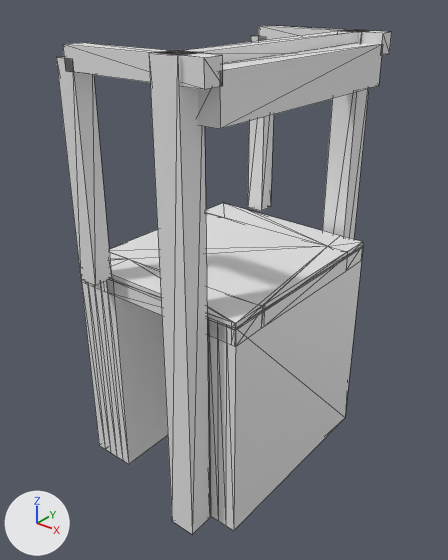
One commit to the glTF model models/leimuiden/leimuiden-tolbrug-leimuiden/leimuiden-tolbrug-leimuiden.glb: the scene before it, then after it.
The view is the same before and after, from a 50 mm camera at (16.5, -21.0, 11.9) aimed at (0.1, -0.4, -0.8). Every picture has the same lights, and +X, +Y and +Z are marked at lower left. The picture after the commit comes second. Mesh edges are drawn as thin lines. Vertices at exactly the same position are counted once.

In view in the first picture: 'building:balans', 'building:balans 2', 'building:contragewicht', 'building:hamei', 'building:hamei 2', 'building:hangstang', 'building:hangstang 2', 'building:portaal', 'road:landhoofd (aangenomen)', 'road:landhoofd (aangenomen) 2', 'road:rijbaan lokale weg', 'road:voetpad', 'road:voetpad 2' and 1 more.
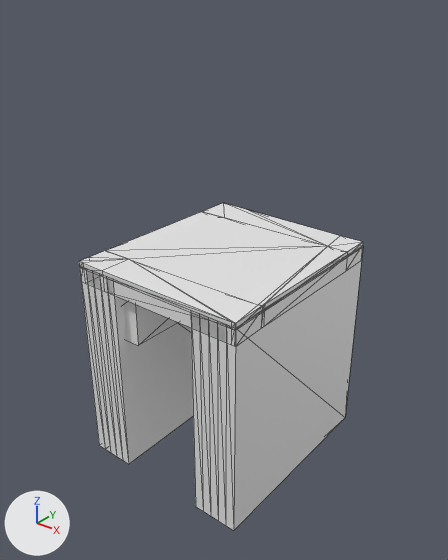
The change, as a list of edits to the scene's bpy script:
```text
Change me_contragewicht:
    used by ob_building_contragewicht; location = (0.0, 0.0, 0.0)
    remove me_contragewicht.from_pydata(...)  # 8 vertices, 12 faces; spans x 2.95..4.05, y -5.58..5.58, z 7.64..9.39
    add me_contragewicht.from_pydata(...)  # 8 vertices, 12 faces; spans x -4.45..-1.45, y -4.68..4.68, z -2.98..-0.48
    me_contragewicht part 1: the whole mesh is scaled about its middle by (2.73, 0.839, 1.43), then moved by (-6.45, 0.0, -10.24)
Remove ob_building_hamei:
    ob_building_hamei = bpy.data.objects.new('building:hamei', me_hamei)
    ob_building_hamei.location = (0.0, 0.0, 0.0)
Remove ob_building_hamei_2:
    ob_building_hamei_2 = bpy.data.objects.new('building:hamei 2', me_hamei_2)
    ob_building_hamei_2.location = (0.0, 0.0, 0.0)
Remove ob_building_portaal:
    ob_building_portaal = bpy.data.objects.new('building:portaal', me_portaal)
    ob_building_portaal.location = (0.0, 0.0, 0.0)
Remove ob_building_balans:
    ob_building_balans = bpy.data.objects.new('building:balans', me_balans)
    ob_building_balans.location = (0.0, 0.0, 0.0)
Remove ob_building_hangstang:
    ob_building_hangstang = bpy.data.objects.new('building:hangstang', me_hangstang)
    ob_building_hangstang.location = (0.0, 0.0, 0.0)
Remove ob_building_balans_2:
    ob_building_balans_2 = bpy.data.objects.new('building:balans 2', me_balans_2)
    ob_building_balans_2.location = (0.0, 0.0, 0.0)
Remove ob_building_hangstang_2:
    ob_building_hangstang_2 = bpy.data.objects.new('building:hangstang 2', me_hangstang_2)
    ob_building_hangstang_2.location = (0.0, 0.0, 0.0)
```

Pixel boxes [x1, y1, x2, y2] of what changed, in the pictures (448 x 560 px):
'building:hamei 2', deleted: before [149, 50, 210, 534]
'building:contragewicht', moved, rescaled: before [198, 43, 383, 129]; after [123, 299, 178, 346]
'building:hangstang 2', deleted: before [56, 56, 111, 285]
'building:hamei', deleted: before [323, 29, 372, 239]
'building:balans 2', deleted: before [63, 43, 223, 89]
'building:portaal', deleted: before [170, 31, 360, 64]
'building:hangstang', deleted: before [248, 35, 274, 211]
'building:balans', deleted: before [258, 26, 392, 55]
